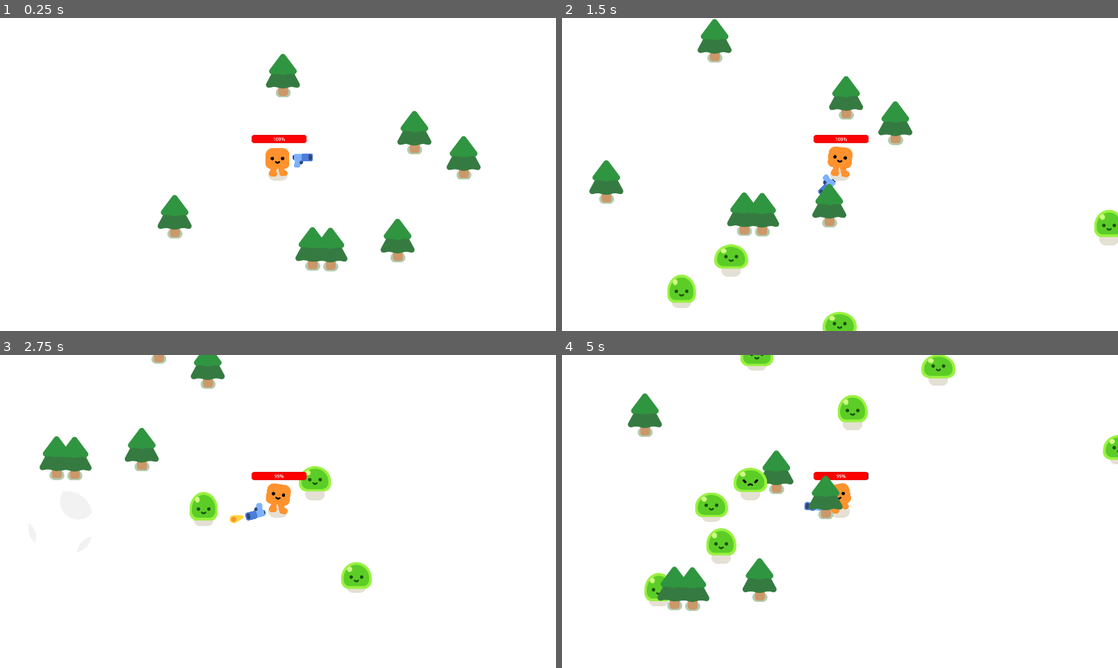
Above: before the commit, frames 1-4 (two rows, left to right).
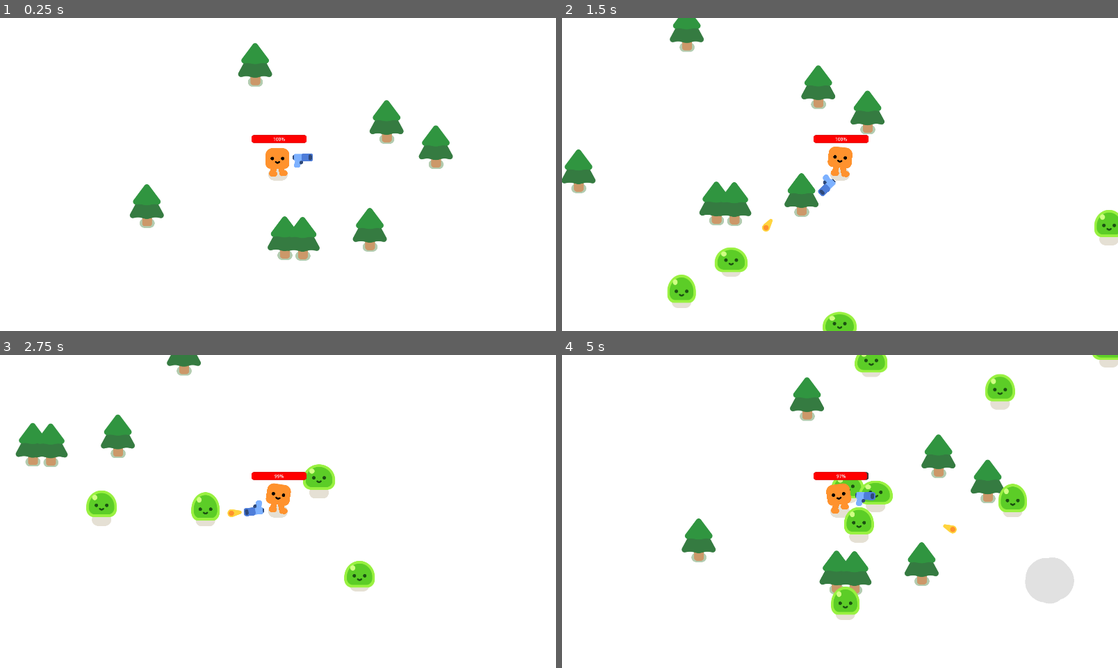
Above: after the commit, the same moments.

Repository: NaimSdn/GQQuestProject
Game: Godot game, scene res://survivors_game.tscn
Two runs of this game, one before a commit and one after it. Both use one fixed random seed, a clock stepped at 60 frames per second and the inputs below.
Inputs:
- Up to frame 1 (0.25 s): no input
- Up to frame 2 (1.5 s): hold D (move_right) 0.53-1.28 s; hold S (move_down) from 1.28 s (still down)
- Up to frame 3 (2.75 s): release S (move_down) at 2.03 s; hold D (move_right) from 2.03 s (still down)
- Up to frame 4 (5 s): release D (move_right) at 2.78 s; hold W (move_up) 2.78-3.53 s; hold A (move_left) from 3.53 s (still down)

The runs differ from the first frame. In frame 1, 6.5% of the frame differs, in the area x 23-87%, y 8-82%; in frame 2, 6.8%; in frame 3, 4.7%; in frame 4, 13%, in the area x 11-100%, y 0-85%.

Commit message:
Adding game over screen, finishing GDQUEST tutorial on godot 4

Diff:
--- a/survivors_game.gd
+++ b/survivors_game.gd
@@ -11,3 +11,8 @@
 
 func _spawn_mob_timer() -> void:
 	spawn_mob()
+
+
+func _on_player_health_depleted() -> void:
+	%GameOverScreen.visible = true
+	get_tree().paused = true
--- a/survivors_game.tscn
+++ b/survivors_game.tscn
@@ -22,7 +22,7 @@
 offset_bottom = 1080.0
 
 [node name="Player" parent="." instance=ExtResource("1_xipfl")]
-position = Vector2(867, 509)
+position = Vector2(963, 546)
 
 [node name="Path2D" type="Path2D" parent="Player"]
 position = Vector2(-927.989, -547.036)
@@ -59,4 +59,33 @@
 wait_time = 0.3
 autostart = true
 
+[node name="GameOverScreen" type="CanvasLayer" parent="."]
+unique_name_in_owner = true
+visible = false
+
+[node name="ColorRect" type="ColorRect" parent="GameOverScreen"]
+anchors_preset = 15
+anchor_right = 1.0
+anchor_bottom = 1.0
+grow_horizontal = 2
+grow_vertical = 2
+color = Color(0, 0, 0, 0.588235)
+
+[node name="Label" type="Label" parent="GameOverScreen/ColorRect"]
+layout_mode = 1
+anchors_preset = 8
+anchor_left = 0.5
+anchor_top = 0.5
+anchor_right = 0.5
+anchor_bottom = 0.5
+offset_left = -46.5
+offset_top = -11.5
+offset_right = 46.5
+offset_bottom = 11.5
+grow_horizontal = 2
+grow_vertical = 2
+theme_override_font_sizes/font_size = 235
+text = "Game over !"
+
+[connection signal="health_depleted" from="Player" to="." method="_on_player_health_depleted"]
 [connection signal="timeout" from="Timer" to="." method="_spawn_mob_timer"]
